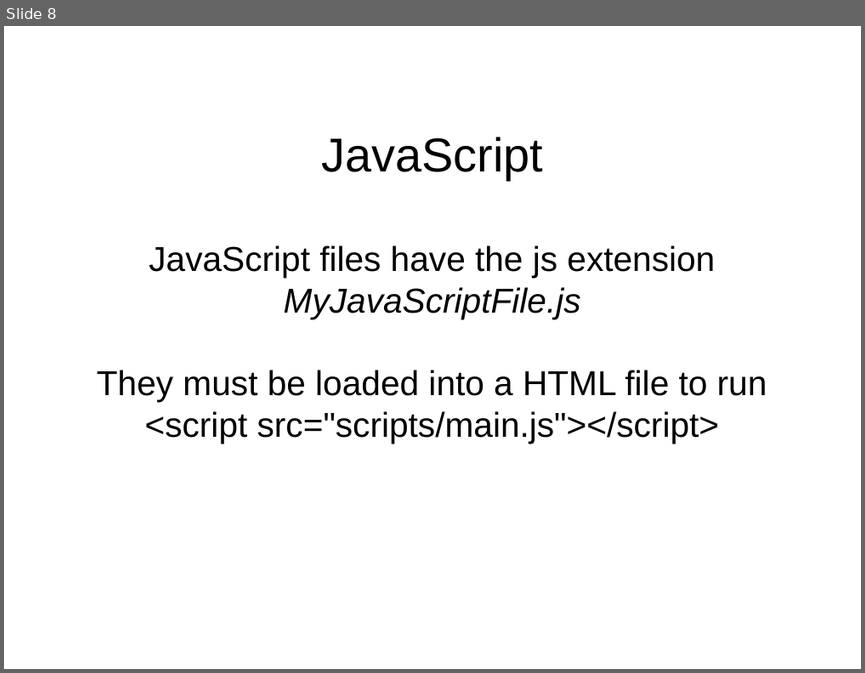
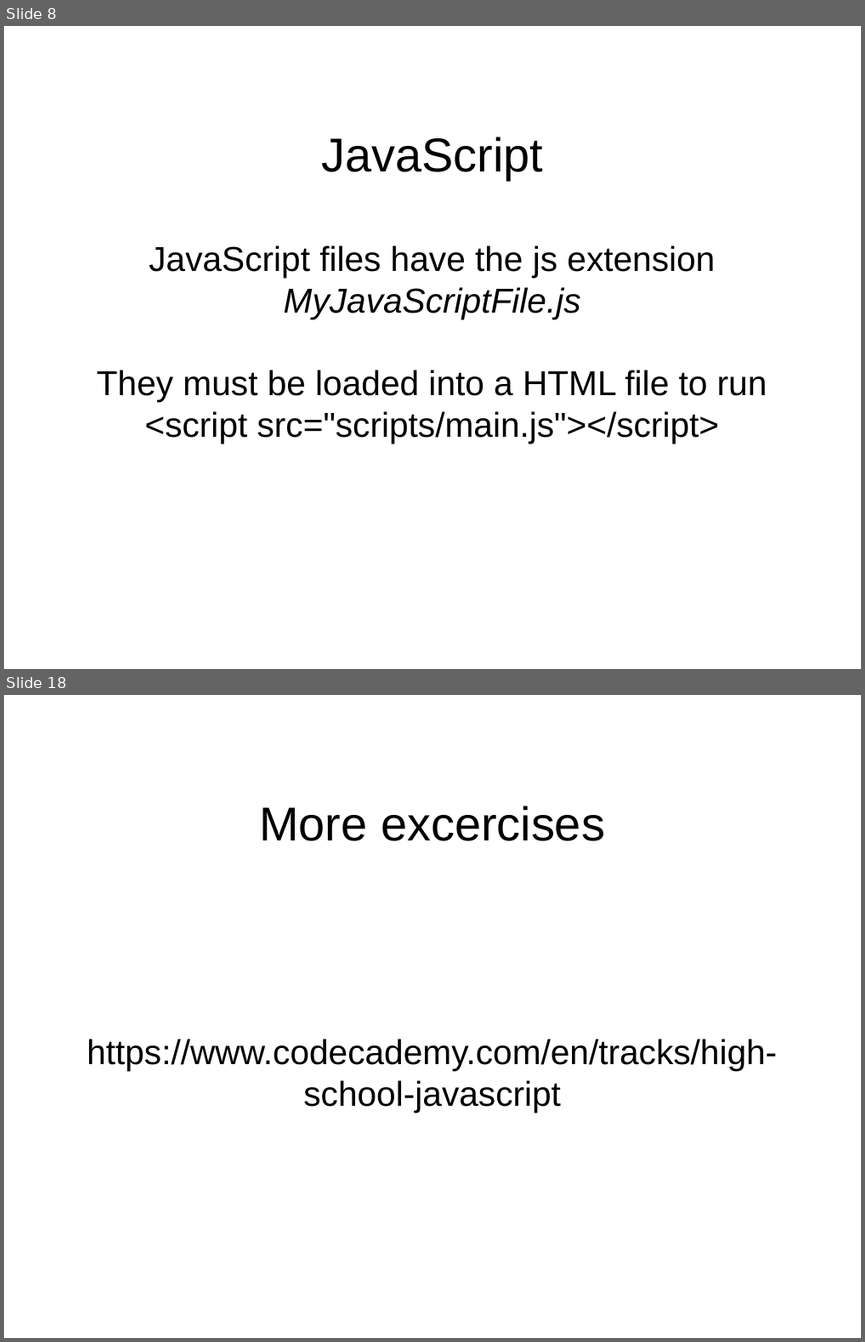
Before and after one commit to bark4mark/learning-programming, a slide deck: slides/Day 1.odp. Shown one above the other, each under a label of ours: slide 8 before the commit, slides 8 and 18 after it; the slides between them are not shown. The pictures are 865x673 and 865x1342 pixels, drawn with LibreOffice and Linux fonts; fonts in the diff are those of the drawing; background and template pictures are left out. Boxes give left, top, right and bottom in pixels: in the first picture for what was removed or moved away, otherwise in the second. Text is boxed around its words. In the diff, an @@ line names an element or a change of style, - is before the commit and + after.

```diff
--- a/slides/Day 1.odp
+++ b/slides/Day 1.odp
@@ slide 18 added at (4, 695, 861, 1338), background #FFFFFF @@
@@ title added at (259, 805, 605, 841), 44 pt, text #000000 @@
+More excercises
@@ text added at (86, 1038, 777, 1112), 32 pt, text #000000 @@
+https://www.codecademy.com/en/tracks/high-school-javascript
```
Also in this commit, not shown: 4 slides changed, 9 other slides added, 1 other file.
